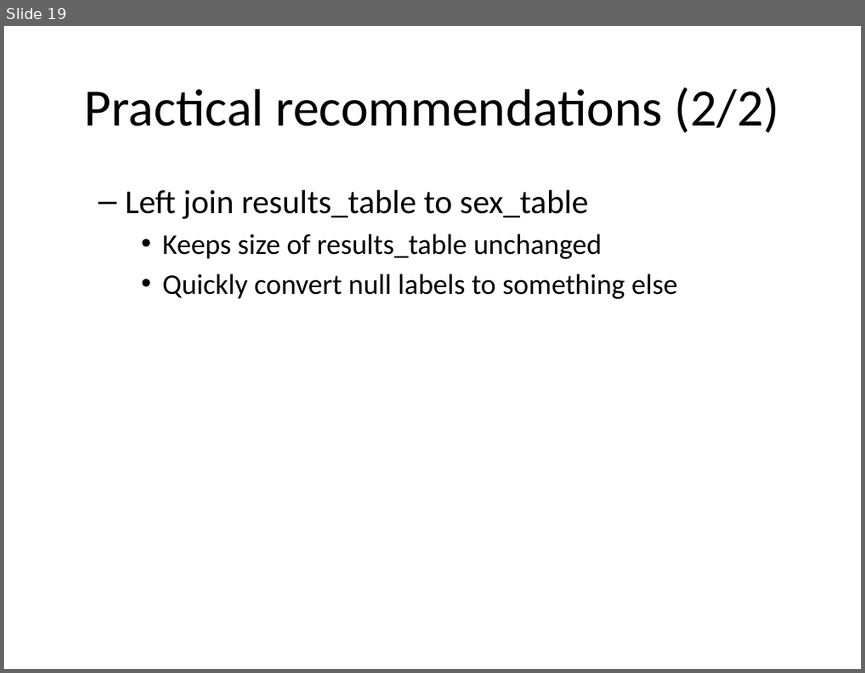
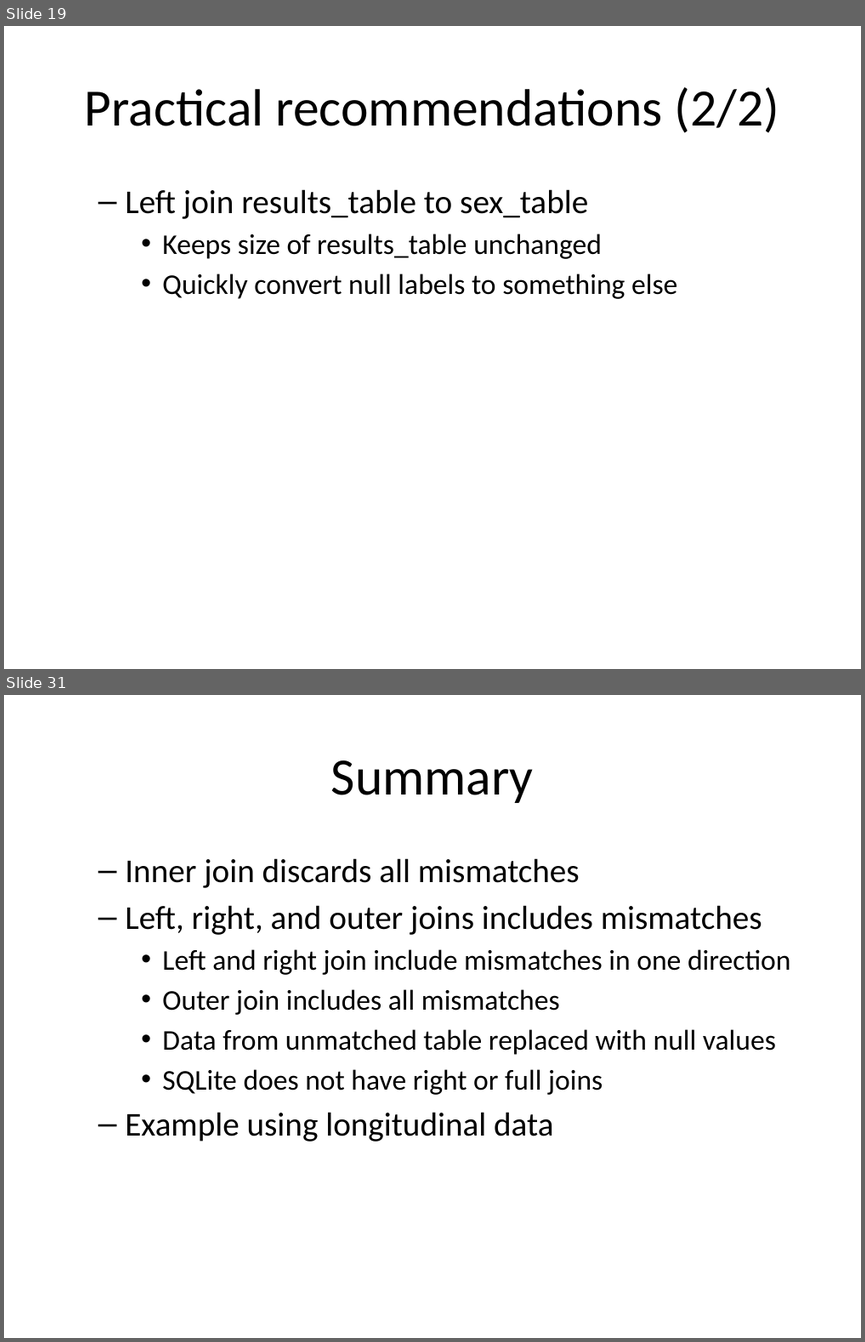
Before and after one commit to pmean/introduction-to-sql, a slide deck: src/mismatches.pptx. Shown one above the other, each under a label of ours: slide 19 before the commit, slides 19 and 31 after it; the slides between them are not shown. The pictures are 865x673 and 865x1342 pixels, drawn with LibreOffice and Linux fonts; fonts in the diff are those of the drawing. Boxes give left, top, right and bottom in pixels: in the first picture for what was removed or moved away, otherwise in the second. Text is boxed around its words. In the diff, an @@ line names an element or a change of style, - is before the commit and + after.

Commit message:
Completed longitudinal example in mismatches.Rmd

```diff
--- a/src/mismatches.pptx
+++ b/src/mismatches.pptx
@@ slide 31 added at <box>4,695,861,1338</box>, background #FFFFFF @@
@@ title added at <box>331,760,534,803</box>, 44 pt, text #000000 @@
+Summary
@@ text added at <box>125,858,791,1141</box>, 24 pt, text #000000 @@
+  – Inner join discards all mismatches
+  – Left, right, and outer joins includes mismatches
+    • Left and right join include mismatches in one direction
+    • Outer join includes all mismatches
+    • Data from unmatched table replaced with null values
+    • SQLite does not have right or full joins
+  – Example using longitudinal data
```
Also in this commit, not shown: 3 slides changed, 12 other slides added, 12 other files.
